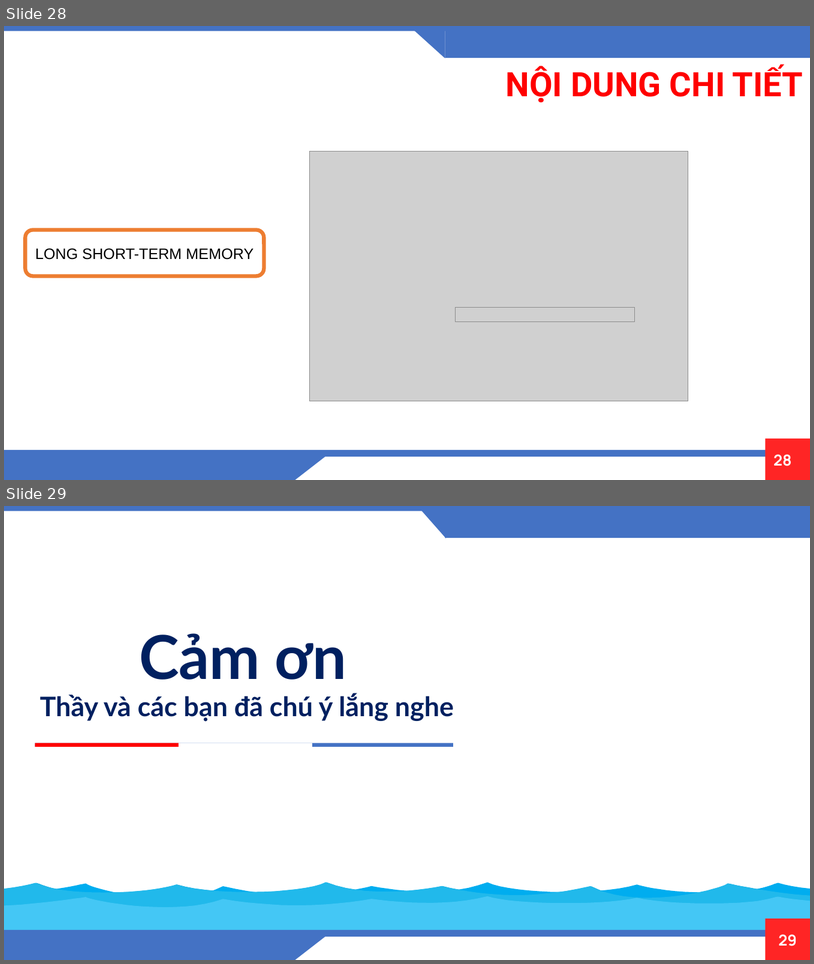
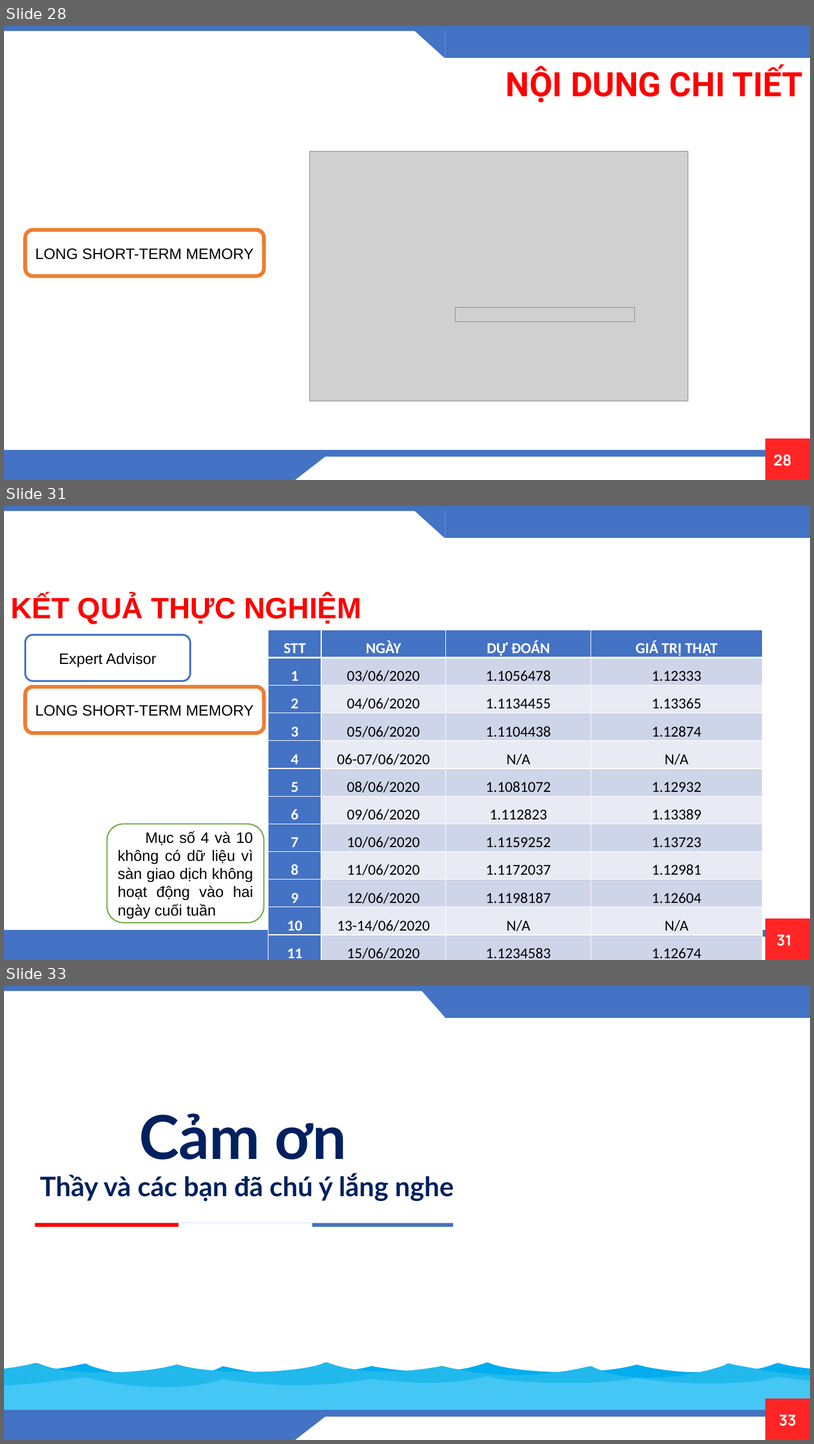
Before and after one commit to OrangeFoxie/DO-AN-TONG-HOP, a slide deck: PowerPoint/slide/DATH-01.pptx. Shown one above the other, each under a label of ours: slides 28 and 29 before the commit, slides 28, 31 and 33 after it; the slides between them are not shown. The pictures are 814x964 and 814x1444 pixels, drawn with LibreOffice and Linux fonts; fonts in the diff are those of the drawing; grey boxes stand for pictures; background and template pictures are left out. Boxes give left, top, right and bottom in pixels: in the first picture for what was removed or moved away, otherwise in the second. Text is boxed around its words. In the diff, an @@ line names an element or a change of style, - is before the commit and + after.

```diff
--- a/PowerPoint/slide/DATH-01.pptx
+++ b/PowerPoint/slide/DATH-01.pptx
@@ slide 31 added at box(4, 506, 810, 960), background #FFFFFF; not listed: 8 template elements that a slide beside it also shows @@
@@ text added at box(11, 595, 362, 624), 35 pt, text #FF0000, bold @@
+KẾT QUẢ THỰC NGHIỆM
@@ table added at box(269, 630, 762, 960), 12 rows, 4 columns @@
+STT | NGÀY | DỰ ĐOÁN | GIÁ TRỊ THẬT
+1 | 03/06/2020 | 1.1056478 | 1.12333
+2 | 04/06/2020 | 1.1134455 | 1.13365
+3 | 05/06/2020 | 1.1104438 | 1.12874
+4 | 06-07/06/2020 | N/A | N/A
+5 | 08/06/2020 | 1.1081072 | 1.12932
+6 | 09/06/2020 | 1.112823 | 1.13389
+7 | 10/06/2020 | 1.1159252 | 1.13723
+8 | 11/06/2020 | 1.1172037 | 1.12981
+9 | 12/06/2020 | 1.1198187 | 1.12604
+10 | 13-14/06/2020 | N/A | N/A
+11 | 15/06/2020 | 1.1234583 | 1.12674
@@ rounded rectangle added at box(25, 635, 191, 681), fill #FFFFFF, outline #4472C4 2.25 pt, 18 pt, text #000000 @@
+Expert Advisor
@@ rounded rectangle added at box(25, 687, 264, 733), fill #FFFFFF, outline #ED7D31 4.5 pt, 18 pt, text #000000 @@
+LONG SHORT-TERM MEMORY
@@ rounded rectangle added at box(107, 823, 264, 922), fill #FFFFFF, outline #70AD47 1.5 pt, 18 pt, text #000000 @@
+Mục số 4 và 10 không có dữ liệu vì sàn giao dịch không hoạt động vào hai ngày cuối tuần
@@ what was slide 29 is now slide 33 @@
@@ page number at box(779, 1414, 797, 1426): text changed @@
-29
+33
```
Also in this commit, not shown: 1 slide changed, 3 other slides added, 1 other file.
